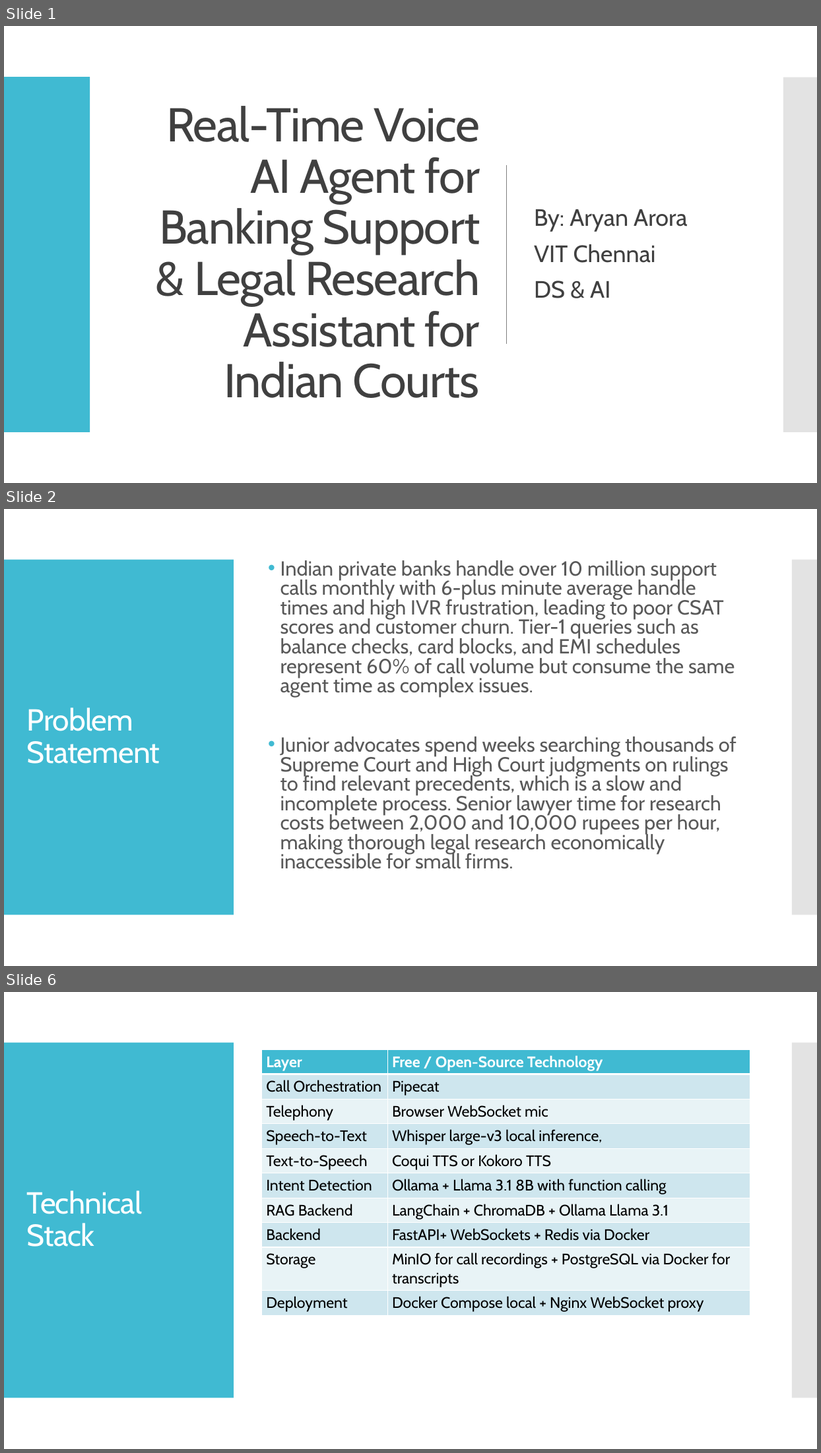
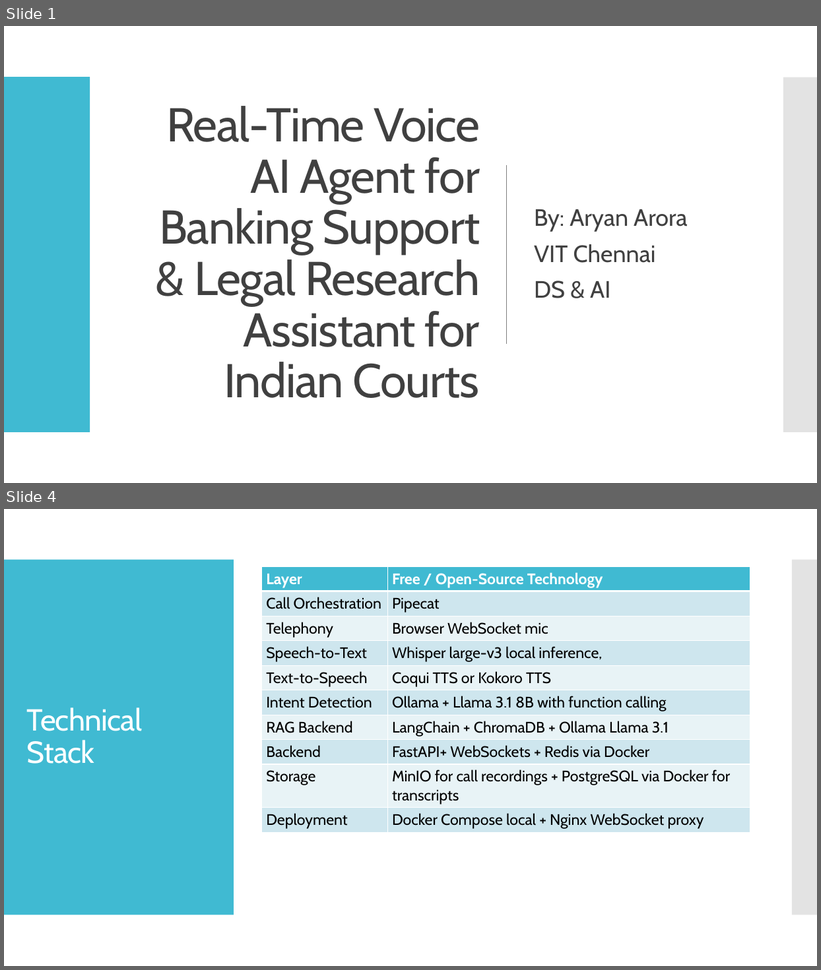
Before and after one commit to AryanArora13/Project-work, a slide deck: Zeroth review- Real-Time Voice AI Agent for Banking Support & Legal Research Assistant for Indian Courts.pptx. Shown one above the other, each under a label of ours: slides 1, 2 and 6 before the commit, slides 1 and 4 after it; the slides between them are not shown. The pictures are 821x1453 and 821x970 pixels, drawn with LibreOffice and Linux fonts; fonts in the diff are those of the drawing. Boxes give left, top, right and bottom in pixels: in the first picture for what was removed or moved away, otherwise in the second. Text is boxed around its words. In the diff, an @@ line names an element or a change of style, - is before the commit and + after.

```diff
--- a/Zeroth review- Real-Time Voice AI Agent for Banking Support & Legal Research Assistant for Indian Courts.pptx
+++ b/Zeroth review- Real-Time Voice AI Agent for Banking Support & Legal Research Assistant for Indian Courts.pptx
@@ slide 2 removed at [4, 509, 817, 966], background #FFFFFF; not listed: 2 template elements that a slide beside it also shows @@
@@ text removed at [281, 560, 737, 869] @@
-• Indian private banks handle over 10 million support calls monthly with 6-plus minute average handle times and high IVR frustration, leading to poor CSAT scores and customer churn. Tier-1 queries such as balance checks, card blocks, and EMI schedules represent 60% of call volume but consume the same agent time as complex issues.
-• Junior advocates spend weeks searching thousands of Supreme Court and High Court judgments on rulings to find relevant precedents, which is a slow and incomplete process. Senior lawyer time for research costs between 2,000 and 10,000 rupees per hour, making thorough legal research economically inaccessible for small firms.
@@ title removed at [27, 708, 160, 764] @@
-Problem Statement
@@ what was slide 6 is now slide 4 @@
```
Also in this commit, not shown: 2 slides added, 3 other slides removed.
